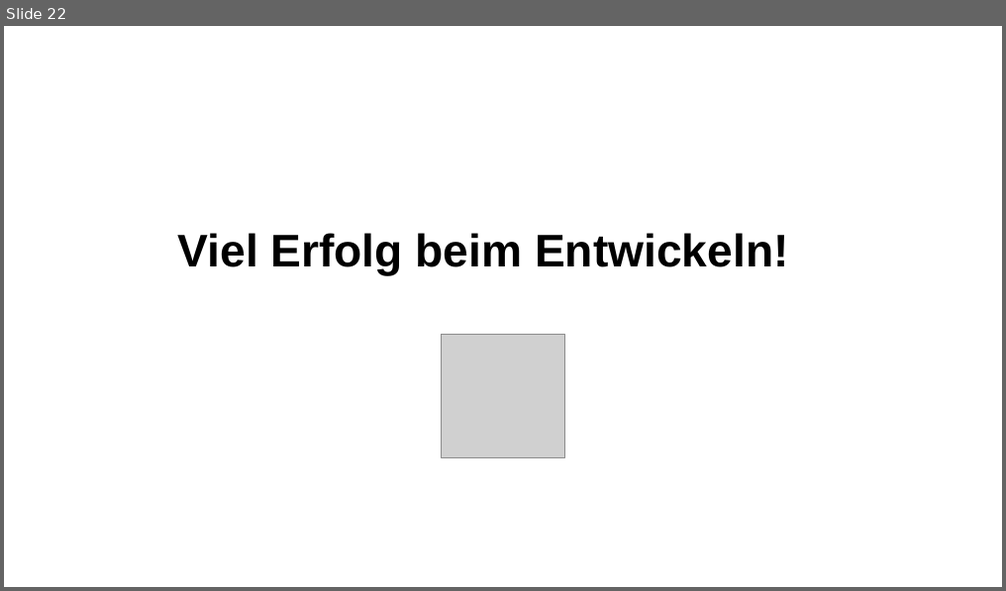
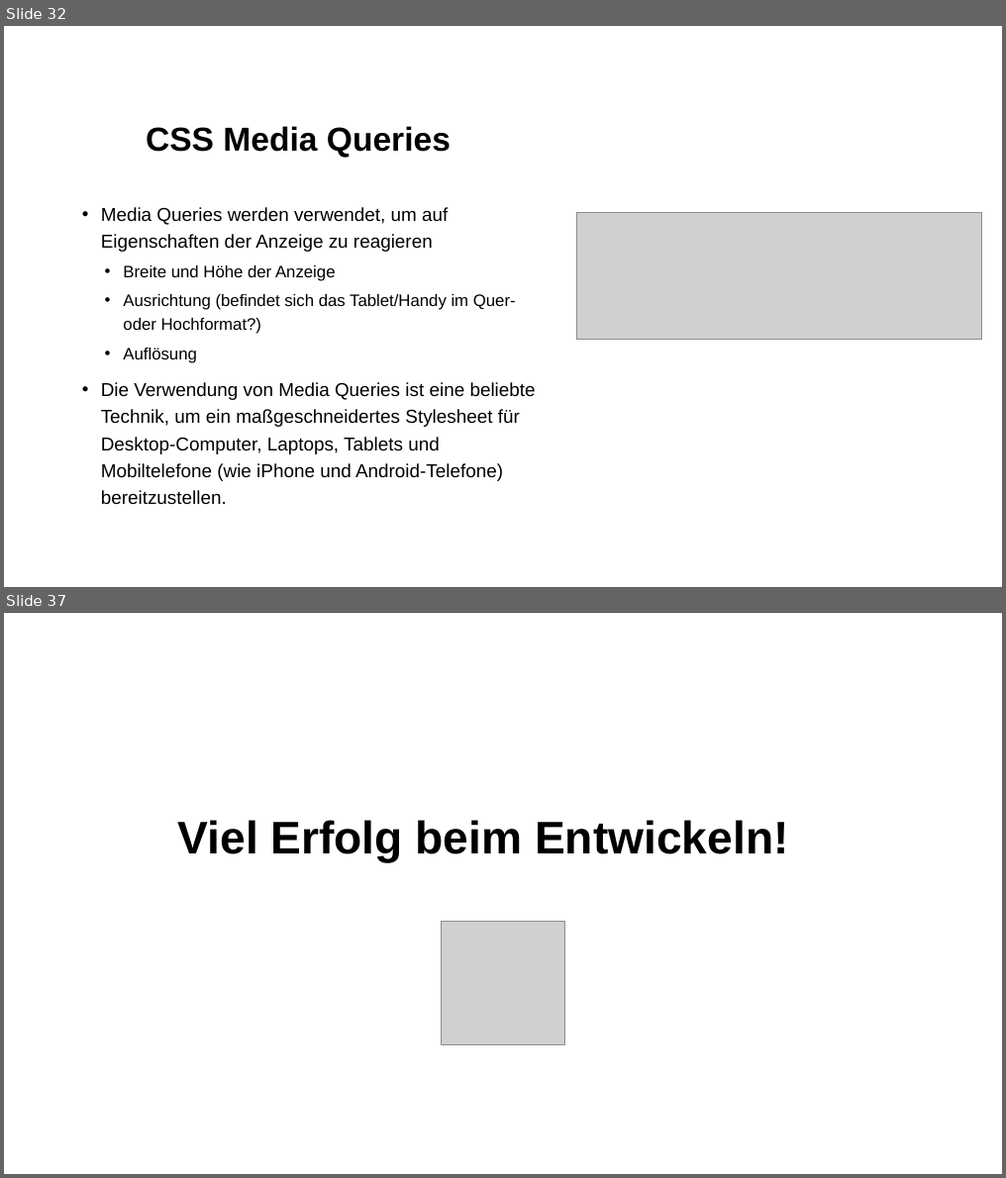
Before and after one commit to kodo89/Webentwicklung_23_24, a slide deck: 3. CSS/Slides/CSS Grundlagen 2.pptx. Shown one above the other, each under a label of ours: slide 22 before the commit, slides 32 and 37 after it; the slides between them are not shown. The pictures are 1006x591 and 1006x1178 pixels, drawn with LibreOffice and Linux fonts; fonts in the diff are those of the drawing; grey boxes stand for pictures; background and template pictures are left out. Boxes give left, top, right and bottom in pixels: in the first picture for what was removed or moved away, otherwise in the second. Text is boxed around its words. In the diff, an @@ line names an element or a change of style, - is before the commit and + after.

```diff
--- a/3. CSS/Slides/CSS Grundlagen 2.pptx
+++ b/3. CSS/Slides/CSS Grundlagen 2.pptx
@@ slide 32 added at (4, 26, 1002, 587), background #FFFFFF @@
@@ title added at (146, 126, 450, 158), 32 pt, text #000000, bold @@
+CSS Media Queries
@@ text added at (101, 207, 536, 505), 18 pt, text #000000 @@
+• Media Queries werden verwendet, um auf Eigenschaften der Anzeige zu reagieren
+  • Breite und Höhe der Anzeige
+  • Ausrichtung (befindet sich das Tablet/Handy im Quer- oder Hochformat?)
+  • Auflösung
+• Die Verwendung von Media Queries ist eine beliebte Technik, um ein maßgeschneidertes Stylesheet für Desktop-Computer, Laptops, Tablets und Mobiltelefone (wie iPhone und Android-Telefone) bereitzustellen.
@@ picture added at (576, 212, 981, 340) @@
@@ what was slide 22 is now slide 37 @@
```
Also in this commit, not shown: 7 slides changed, 14 other slides added, 15 other files.
